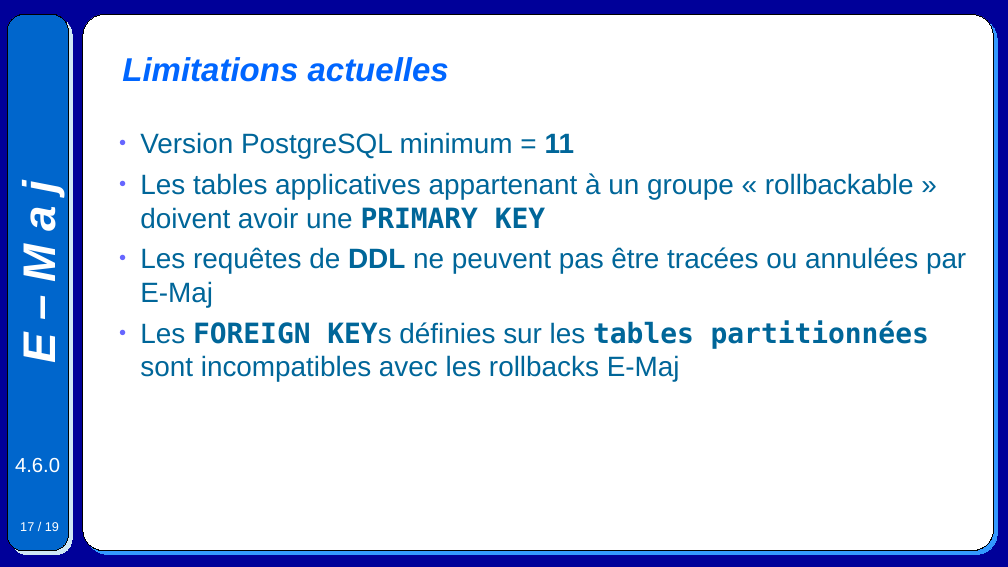
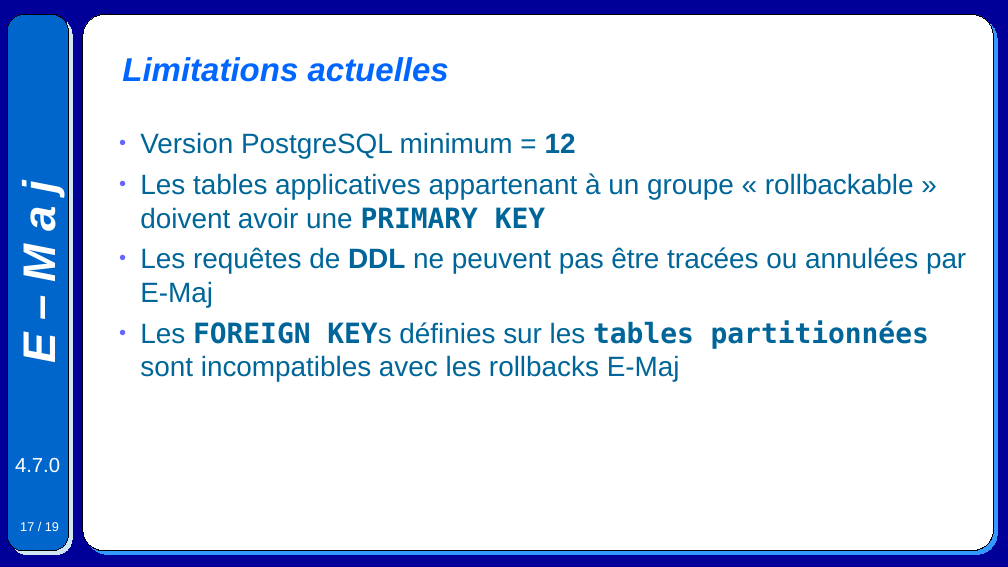
Before and after one commit to beaud76/emaj_doc, a slide deck: slide 17 of Emaj.devel_overview_fr.odp. Drawn at 1008x567 pixels with LibreOffice and Linux fonts; fonts in the diff are those of the drawing. Boxes give left, top, right and bottom in pixels: in the first picture for what was removed or moved away, otherwise in the second. Text is boxed around its words. In the diff, an @@ line names an element or a change of style, - is before the commit and + after.

```diff
--- a/Emaj.devel_overview_fr.odp
+++ b/Emaj.devel_overview_fr.odp
@@ text at bbox=[140, 132, 576, 159]: text changed @@
-● Version PostgreSQL minimum = 11
+● Version PostgreSQL minimum = 12
@@ text at bbox=[15, 458, 60, 473]: text changed @@
-4.6.0
+4.7.0
```
Also in this commit, not shown: 17 other slides changed, 24 other files.
